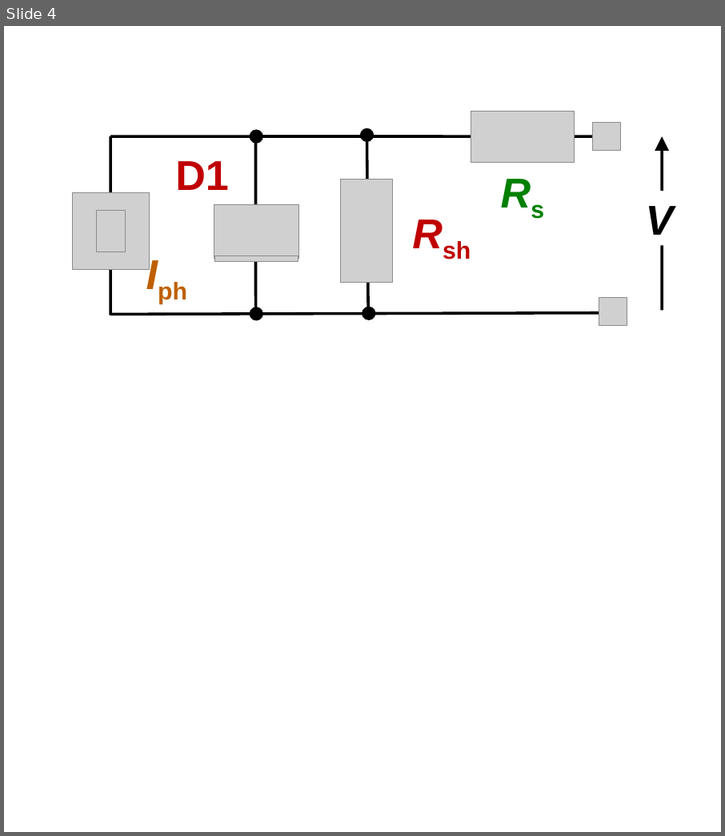
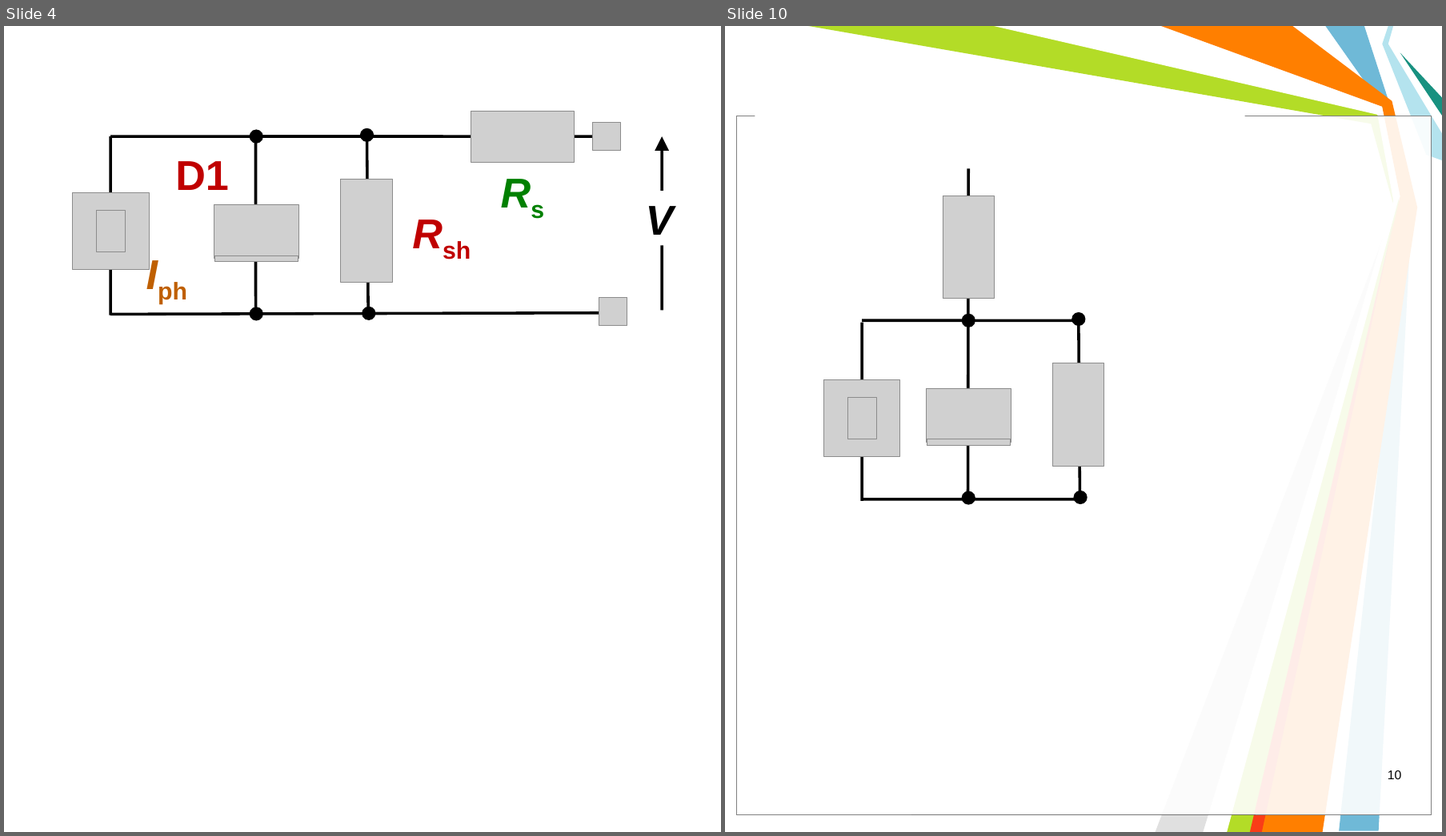
Before and after one commit to l432/NMK, a slide deck: Lecture/DAAD/Less01.ppt. Shown side by side, each under a label of ours: slide 4 before the commit, slides 4 and 10 after it; the slides between them are not shown. The pictures are 725x836 and 1446x836 pixels, drawn with LibreOffice and Linux fonts; fonts in the diff are those of the drawing; grey boxes stand for pictures; background and template pictures are left out. Boxes give left, top, right and bottom in pixels: in the first picture for what was removed or moved away, otherwise in the second. Text is boxed around its words. In the diff, an @@ line names an element or a change of style, - is before the commit and + after.

```diff
--- a/Lecture/DAAD/Less01.ppt
+++ b/Lecture/DAAD/Less01.ppt
@@ slide 10 added at <box>725,26,1442,832</box>, background #FFFFFF @@
@@ freeform shape added at <box>809,26,1400,832</box>, fill #B3DC27 @@
@@ freeform shape added at <box>994,26,1399,832</box>, fill #FFFFFF @@
@@ freeform shape added at <box>1161,26,1417,832</box>, fill #FF7F00 @@
@@ freeform shape added at <box>1325,26,1411,831</box>, fill #6FB9D7 @@
@@ freeform shape added at <box>1382,26,1442,160</box>, fill #B4E3EE @@
@@ freeform shape added at <box>1400,53,1442,116</box>, fill #189180 @@
@@ rectangle added at <box>736,116,1431,815</box>, fill #FFFFFF at 69% opacity, outline #000000 0.74 pt @@
@@ rectangle added at <box>736,116,1431,815</box>, fill #FFFFFF at 69% opacity, outline #808080 0.74 pt @@
@@ rectangle added at <box>755,106,1245,124</box>, fill #FFFFFF @@
@@ freeform shape added at <box>1155,220,1390,832</box>, fill #E0E0E0 @@
@@ freeform shape added at <box>1250,223,1393,832</box>, fill #F93D17 @@
@@ group added at <box>823,168,1104,504</box>: 6 pictures, 5 lines, 4 ellipses @@
@@ page number added at <box>1387,771,1402,780</box>, 20 pt, text #000000 @@
+10
```
Also in this commit, not shown: 1 slide changed, 2 other slides added, 1 slide removed, 4 other files.
